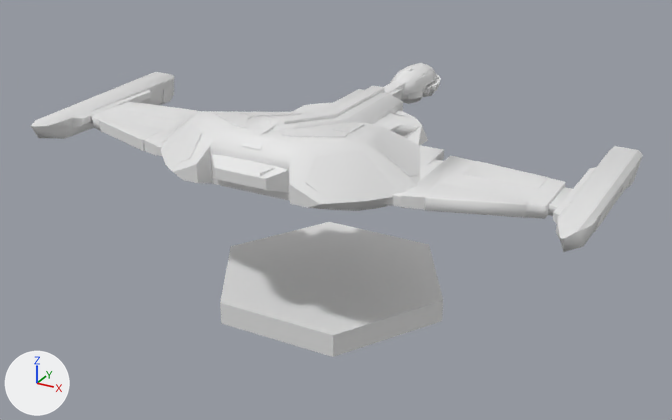
The glTF model assets/ships/rom_spa.glb as it was, and as the next commit left it.
Rendered twice from a 50 mm camera at (0.747, -1.42, 0.646) aimed at (-0.016, -0.033, -0.048). The axes (+X, +Y, +Z) are drawn at lower left. The lights are the same throughout. The older version comes first. Vertices at exactly the same position are counted once.

In view in the first picture: 'geometry_0'.
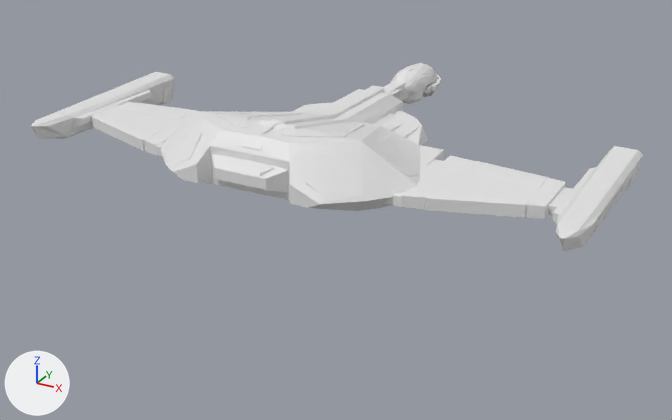
Location of each change, (x1, y1, x2, y2) in pixels of the pictures (672 x 420 px):
'geometry_0', reshaped (36% shorter): before (31, 63, 643, 357); after (31, 63, 643, 252)
part 1 of me_geometry_0, deleted: before (220, 222, 443, 357)

Diff of the bpy script that builds the scene:
```diff
--- a/assets/ships/rom_spa.glb.py
+++ b/assets/ships/rom_spa.glb.py
@@ me_geometry_0 @@
 # used by ob_geometry_0; location = (0.0, 0.0, 0.0)
-me_geometry_0.from_pydata(...)  # 2240 vertices, 4972 faces; spans x -0.5..0.5, y -0.358..0.358, z -0.192..0.192
+me_geometry_0.from_pydata(...)  # 2228 vertices, 4955 faces; spans x -0.5..0.5, y -0.358..0.358, z 0.061..0.192
+# me_geometry_0 part 1: the loose piece of 12 vertices spanning x -0.224..0.224, y -0.275..0.113, z -0.192..-0.151 is deleted
```
